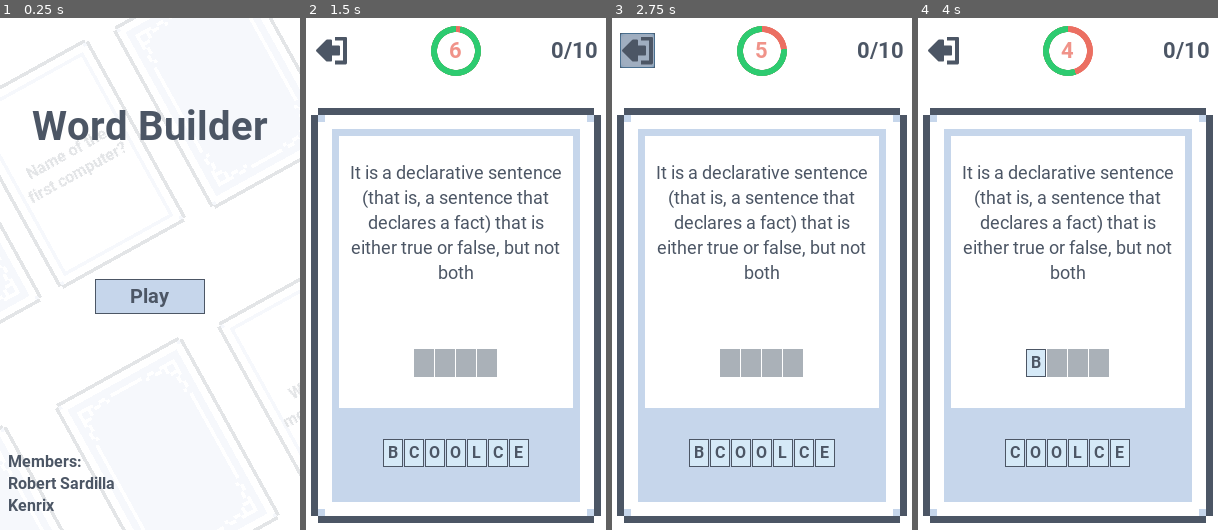
Above: before the commit, frames 1-4 (left to right).
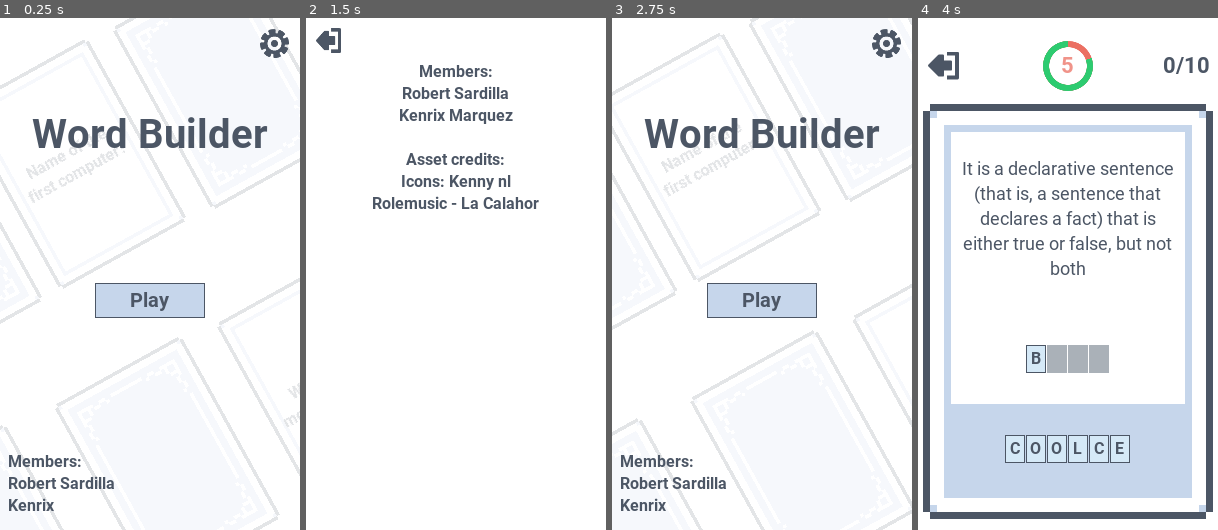
Above: after the commit, the same moments.

Repository: LoneDespair/comsci-card_game
Game: Godot game, scene res://src/main/main.tscn
Two runs of this game, one before a commit and one after it. Both use one fixed random seed, a clock stepped at 60 frames per second and the inputs below.
Inputs (mouse positions are in pixels of both pictures, inside the frame that each line leads up to):
- Up to frame 1 (0.25 s): no input
- Up to frame 2 (1.5 s): click (582, 43) at 0.52 s; click (456, 294) at 1.25 s, where only the run before the commit has a clickable "Play"
- Up to frame 3 (2.75 s): click (639, 48) at 2.02 s
- Up to frame 4 (4 s): click (1068, 299) at 2.75 s, where only the run after the commit has a clickable "Play"; click "B" at 3.5 s

The runs differ from the first frame. In frame 1, 3.6% of the frame differs, in the area x 10-97%, y 2-59%; in frame 2, 33%; in frame 3, 39%, in the area x 0-100%, y 0-100%; in frame 4, 12%.

Commit message:
added settings scene

Diff:
--- /dev/null
+++ b/src/main/exit_icon.tres
@@ -0,0 +1,8 @@
+[gd_resource type="AtlasTexture" load_steps=2 format=2]
+
+[ext_resource path="res://src/main/ui_sheet.png" type="Texture" id=1]
+
+[resource]
+flags = 4
+atlas = ExtResource( 1 )
+region = Rect2( 418, 626, 62, 56 )
--- a/src/main/main.tscn
+++ b/src/main/main.tscn
@@ -1,10 +1,17 @@
-[gd_scene load_steps=10 format=2]
+[gd_scene load_steps=13 format=2]
 
 [ext_resource path="res://src/main/scenes.gd" type="Script" id=1]
 [ext_resource path="res://src/main/card_empty.png" type="Texture" id=2]
 [ext_resource path="res://src/main/card_back.png" type="Texture" id=3]
 [ext_resource path="res://src/main/roboto-bold.ttf" type="DynamicFontData" id=4]
 [ext_resource path="res://src/main/rolemusic-la_calahorra.mp3" type="AudioStream" id=5]
+[ext_resource path="res://src/settings/settings.tscn" type="PackedScene" id=6]
+[ext_resource path="res://src/main/ui_sheet.png" type="Texture" id=7]
+
+[sub_resource type="AtlasTexture" id=5]
+flags = 4
+atlas = ExtResource( 7 )
+region = Rect2( 320, 1720, 64, 64 )
 
 [sub_resource type="DynamicFont" id=3]
 size = 40
@@ -95,7 +102,7 @@
 margin_bottom = 20.0
 
 [node name="background" type="Node2D" parent="menu/background"]
-position = Vector2( -14.7953, -2.57683 )
+position = Vector2( -21.4367, 11.5223 )
 
 [node name="CardBack" type="Sprite" parent="menu/background/background"]
 position = Vector2( -201.621, -9.61887 )
@@ -180,8 +187,8 @@
 [node name="ColorRect" type="ColorRect" parent="menu"]
 anchor_right = 1.0
 anchor_bottom = 1.0
-margin_right = 300.0
-margin_bottom = 512.0
+margin_right = 1200.0
+margin_bottom = 2048.0
 color = Color( 1, 1, 1, 0.847059 )
 
 [node name="MarginContainer" type="MarginContainer" parent="menu"]
@@ -200,29 +207,49 @@
 
 [node name="header" type="MarginContainer" parent="menu/MarginContainer/VBoxContainer"]
 margin_right = 284.0
-margin_bottom = 25.0
+margin_bottom = 35.0
 rect_min_size = Vector2( 0, 25 )
 
+[node name="settings_button" type="Button" parent="menu/MarginContainer/VBoxContainer/header"]
+unique_name_in_owner = true
+margin_left = 249.0
+margin_right = 284.0
+margin_bottom = 35.0
+rect_min_size = Vector2( 35, 35 )
+size_flags_horizontal = 8
+flat = true
+
+[node name="TextureRect" type="TextureRect" parent="menu/MarginContainer/VBoxContainer/header/settings_button"]
+self_modulate = Color( 0.301961, 0.341176, 0.4, 1 )
+anchor_right = 1.0
+anchor_bottom = 1.0
+margin_left = 3.0
+margin_top = 3.0
+margin_right = -3.0
+margin_bottom = -3.0
+texture = SubResource( 5 )
+expand = true
+
 [node name="Label" type="Label" parent="menu/MarginContainer/VBoxContainer"]
-margin_top = 76.0
-margin_right = 284.0
-margin_bottom = 124.0
+margin_top = 84.0
+margin_right = 284.0
+margin_bottom = 132.0
 size_flags_vertical = 6
 custom_fonts/font = SubResource( 3 )
 text = "Word Builder"
 align = 1
 
 [node name="Label2" type="Label" parent="menu/MarginContainer/VBoxContainer"]
-margin_top = 176.0
-margin_right = 284.0
-margin_bottom = 195.0
+margin_top = 182.0
+margin_right = 284.0
+margin_bottom = 201.0
 
 [node name="play" type="Button" parent="menu/MarginContainer/VBoxContainer"]
 unique_name_in_owner = true
 margin_left = 87.0
-margin_top = 253.0
+margin_top = 257.0
 margin_right = 197.0
-margin_bottom = 288.0
+margin_bottom = 292.0
 rect_min_size = Vector2( 110, 35 )
 size_flags_horizontal = 4
 size_flags_vertical = 6
@@ -244,6 +271,9 @@
 anims/RESET = SubResource( 1 )
 anims/pan = SubResource( 2 )
 
+[node name="settings" parent="." instance=ExtResource( 6 )]
+visible = false
+
 [node name="scenes" type="Node" parent="."]
 script = ExtResource( 1 )
 
--- a/src/main/scenes.gd
+++ b/src/main/scenes.gd
@@ -1,15 +1,32 @@
 extends Node
 
-const PLAY := preload("res://src/play/play.tscn")
+const PLAY_PCK := preload("res://src/play/play.tscn")
 
-onready var menu := $"../menu"
+onready var menu_scn := $"../menu"
 onready var play_button := $"%play"
+
+onready var settings_scn := $"../settings"
+onready var settings_exit := $"../settings/%exit"
+onready var settings_button := $"%settings_button"
 
 
 func _ready() -> void:
 	play_button.connect("pressed", self, "play")
+	settings_exit.connect("pressed", self, "menu")
+	settings_button.connect("pressed", self, "settings")
 
 
 func play() -> void:
-	menu.hide()
-	get_parent().add_child(PLAY.instance())
+	menu_scn.hide()
+	var play_scn := PLAY_PCK.instance()
+	get_parent().add_child(play_scn)
+	play_scn.connect("tree_exiting", self, "menu")
+
+
+func settings() -> void:
+	menu_scn.hide()
+	settings_scn.show()
+
+
+func menu() -> void:
+	menu_scn.show()
--- a/src/play/initiator.gd
+++ b/src/play/initiator.gd
@@ -4,11 +4,14 @@
 
 onready var deck := $"%deck"
 onready var turn := $"../turn"
+onready var exit_button := $"%exit"
 
 var key_list := ["COCO", "COCO", "DONUT", "JELLY", "CAKE"]
 
 
 func _ready() -> void:
+	exit_button.connect("pressed", owner, "queue_free")
+
 	for idx in key_list.size():
 		var key = key_list[idx]
 		var card_scn := CARD_PCK.instance()
--- a/src/play/play.tscn
+++ b/src/play/play.tscn
@@ -1,18 +1,10 @@
-[gd_scene load_steps=15 format=2]
+[gd_scene load_steps=13 format=2]
 
 [ext_resource path="res://src/play/initiator.gd" type="Script" id=1]
 [ext_resource path="res://src/circular_timer/circular_timer.tscn" type="PackedScene" id=2]
 [ext_resource path="res://src/play/turn.gd" type="Script" id=3]
 [ext_resource path="res://src/play/header_font.tres" type="DynamicFont" id=4]
-[ext_resource path="res://src/main/ui_sheet.png" type="Texture" id=5]
-
-[sub_resource type="StyleBoxFlat" id=11]
-draw_center = false
-
-[sub_resource type="AtlasTexture" id=12]
-flags = 4
-atlas = ExtResource( 5 )
-region = Rect2( 418, 626, 62, 56 )
+[ext_resource path="res://src/main/exit_icon.tres" type="Texture" id=5]
 
 [sub_resource type="Gradient" id=4]
 offsets = PoolRealArray( 0, 0.815981, 0.987893 )
@@ -62,11 +54,14 @@
 anchor_bottom = 1.0
 grow_horizontal = 2
 grow_vertical = 2
-custom_constants/separation = 8
+custom_constants/separation = 0
+alignment = 1
 
 [node name="header" type="MarginContainer" parent="content"]
+margin_top = 15.0
 margin_right = 300.0
-margin_bottom = 66.0
+margin_bottom = 81.0
+size_flags_vertical = 4
 custom_constants/margin_right = 8
 custom_constants/margin_top = 8
 custom_constants/margin_left = 8
@@ -87,7 +82,8 @@
 custom_fonts/font = ExtResource( 4 )
 text = "0/10"
 
-[node name="Button" type="Button" parent="content/header"]
+[node name="exit" type="Button" parent="content/header"]
+unique_name_in_owner = true
 margin_left = 8.0
 margin_top = 15.0
 margin_right = 43.0
@@ -95,10 +91,11 @@
 rect_min_size = Vector2( 35, 35 )
 size_flags_horizontal = 0
 size_flags_vertical = 4
-custom_styles/normal = SubResource( 11 )
+action_mode = 0
+flat = true
 expand_icon = true
 
-[node name="TextureRect" type="TextureRect" parent="content/header/Button"]
+[node name="TextureRect" type="TextureRect" parent="content/header/exit"]
 self_modulate = Color( 0.301961, 0.341176, 0.4, 1 )
 anchor_right = 1.0
 anchor_bottom = 1.0
@@ -106,16 +103,17 @@
 margin_top = 2.0
 margin_right = -2.0
 margin_bottom = -2.0
-texture = SubResource( 12 )
+mouse_filter = 2
+texture = ExtResource( 5 )
 expand = true
 stretch_mode = 6
 
 [node name="Control" type="Control" parent="content"]
-margin_top = 74.0
+margin_top = 81.0
 margin_right = 300.0
-margin_bottom = 512.0
+margin_bottom = 496.0
 rect_min_size = Vector2( 0, 415 )
-size_flags_vertical = 3
+size_flags_vertical = 4
 
 [node name="deck" type="HBoxContainer" parent="content/Control"]
 unique_name_in_owner = true
@@ -124,9 +122,9 @@
 anchor_right = 0.5
 anchor_bottom = 0.5
 margin_left = 150.0
-margin_top = -229.0
+margin_top = -202.5
 margin_right = 150.0
-margin_bottom = 239.0
+margin_bottom = -202.5
 size_flags_vertical = 3
 custom_constants/separation = 5
 alignment = 1
--- /dev/null
+++ b/src/settings/initiator.gd
@@ -0,0 +1,7 @@
+extends Node
+
+onready var exit_button := $"%exit"
+
+
+func _ready() -> void:
+	exit_button.connect("pressed", get_parent(), "hide")
--- /dev/null
+++ b/src/settings/settings.tscn
@@ -0,0 +1,55 @@
+[gd_scene load_steps=3 format=2]
+
+[ext_resource path="res://src/main/exit_icon.tres" type="Texture" id=1]
+[ext_resource path="res://src/settings/initiator.gd" type="Script" id=2]
+
+[node name="settings" type="MarginContainer"]
+anchor_right = 1.0
+anchor_bottom = 1.0
+custom_constants/margin_right = 5
+custom_constants/margin_top = 5
+custom_constants/margin_left = 5
+custom_constants/margin_bottom = 5
+
+[node name="container" type="VBoxContainer" parent="."]
+margin_left = 5.0
+margin_top = 5.0
+margin_right = 295.0
+margin_bottom = 507.0
+
+[node name="exit" type="Button" parent="container"]
+unique_name_in_owner = true
+margin_right = 35.0
+margin_bottom = 35.0
+rect_min_size = Vector2( 35, 35 )
+size_flags_horizontal = 0
+size_flags_vertical = 0
+flat = true
+
+[node name="TextureRect" type="TextureRect" parent="container/exit"]
+self_modulate = Color( 0.301961, 0.341176, 0.4, 1 )
+anchor_right = 1.0
+anchor_bottom = 1.0
+margin_left = 5.0
+margin_top = 5.0
+margin_right = -5.0
+margin_bottom = -5.0
+mouse_filter = 2
+texture = ExtResource( 1 )
+expand = true
+
+[node name="Label" type="Label" parent="container"]
+margin_top = 39.0
+margin_right = 290.0
+margin_bottom = 190.0
+text = "Members:
+Robert Sardilla
+Kenrix Marquez
+
+Asset credits:
+Icons: Kenny nl
+Rolemusic - La Calahor"
+align = 1
+
+[node name="initiator" type="Node" parent="."]
+script = ExtResource( 2 )
Renamed: src/play/home.tres -> src/play/home_icon.tres
